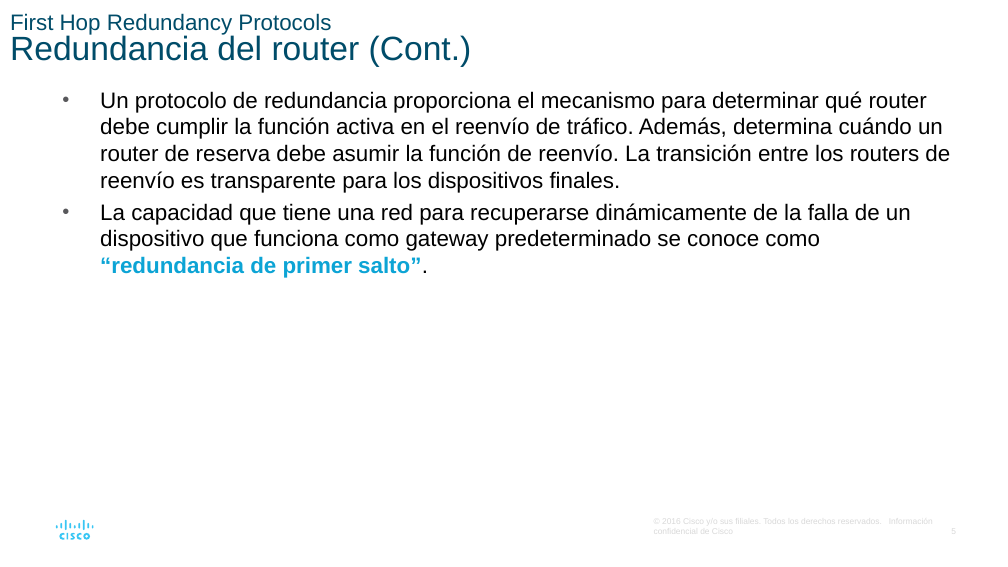
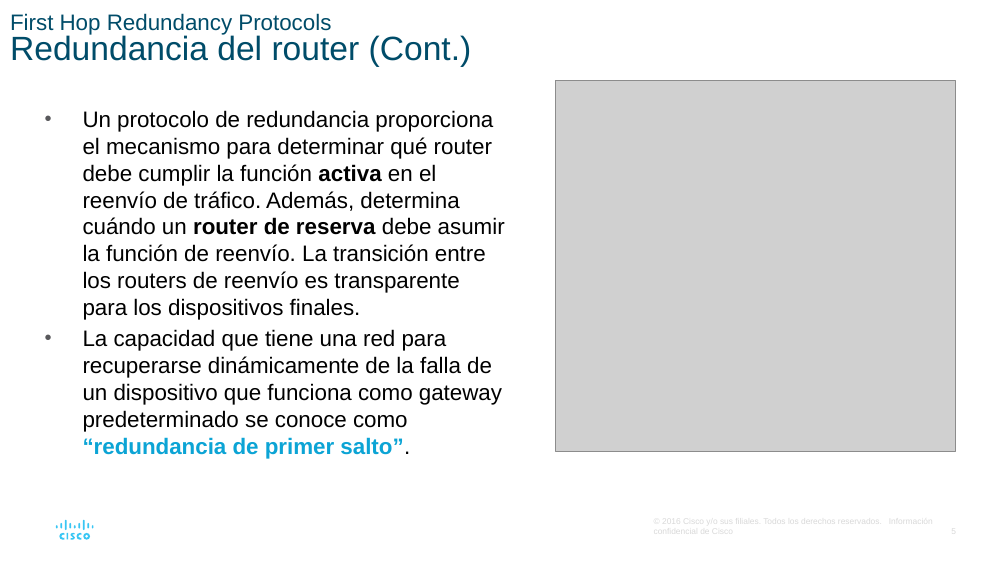
Before and after one commit to lizetheP/WAN, a slide deck: slide 5 of Calendario/Presentaciones/4_FHRP.pptx. Drawn at 1008x567 pixels with LibreOffice and Linux fonts; fonts in the diff are those of the drawing; grey boxes stand for pictures. Boxes give left, top, right and bottom in pixels: in the first picture for what was removed or moved away, otherwise in the second. Text is boxed around its words. In the diff, an @@ line names an element or a change of style, - is before the commit and + after.

```diff
--- a/Calendario/Presentaciones/4_FHRP.pptx
+++ b/Calendario/Presentaciones/4_FHRP.pptx
@@ picture added at (555,81,956,452) @@
@@ text "Un protocolo de redundancia proporciona ...": place and size @@
-text "Un protocolo de redundancia proporciona ..." at (100,91,950,278)
+text "Un protocolo de redundancia proporciona ..." at (83,110,505,459)
@@ text at (83,110,505,320): bold on in "activa router de reserva" @@
```
Also in this commit, not shown: 6 other slides changed, 2 other files.
